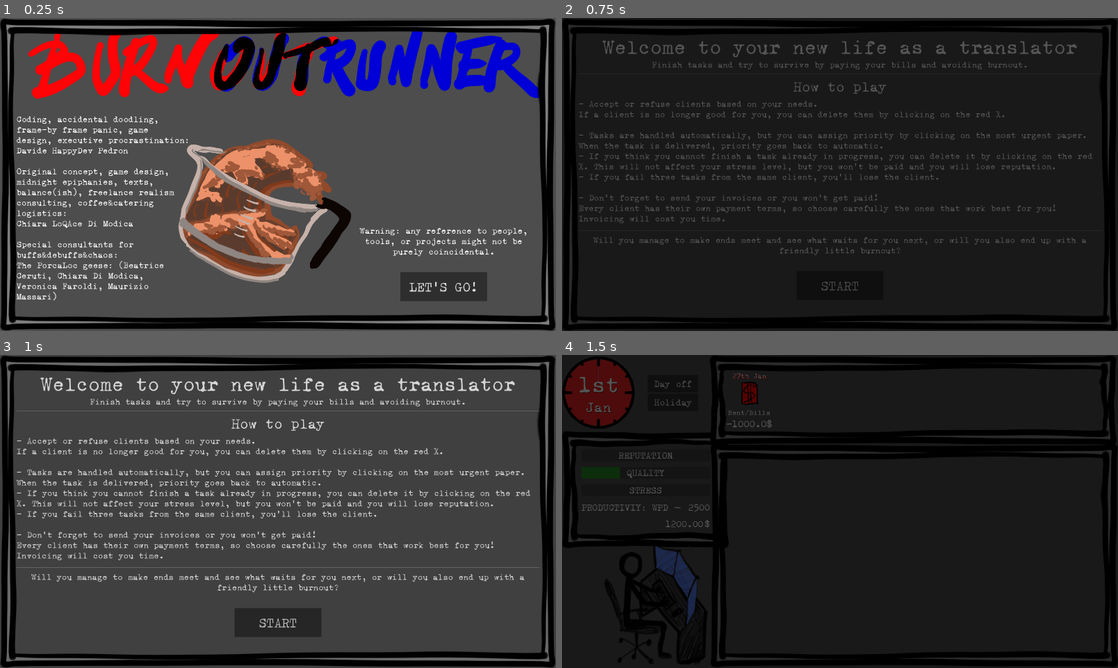
Above: before the commit, frames 1-4 (two rows, left to right).
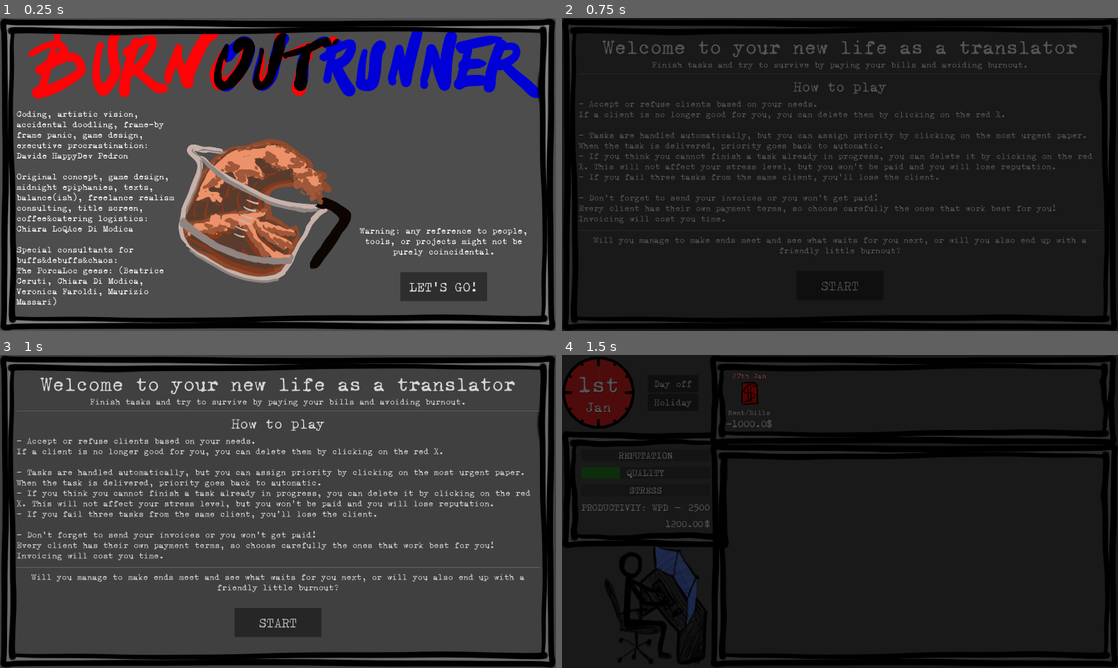
Above: after the commit, the same moments.

Repository: ildede/game-off-2025
Game: Godot game, scene res://scenes/game/screens/splash_screen/splash.tscn
The game is run twice, just before and just after one commit, with the same random seed, the same clock (stepped at 60 frames per second) and the same inputs.
Inputs:
- Up to frame 1 (0.25 s): no input
- Up to frame 2 (0.75 s): click "LET'S GO!" at 0.5 s
- Up to frame 3 (1 s): no input
- Up to frame 4 (1.5 s): click "START" at 1.25 s

The runs differ from the first frame. In frame 1, 5.1% of the frame differs, in the area x 3-34%, y 29-92%; in frame 2, nothing differs; in frame 3, nothing differs; in frame 4, nothing differs.

Commit message:
fix: change credits in splash screen

Diff:
--- a/scenes/game/screens/splash_screen/splash.tscn
+++ b/scenes/game/screens/splash_screen/splash.tscn
@@ -23,10 +23,10 @@
 size_flags_horizontal = 3
 size_flags_vertical = 3
 theme_override_font_sizes/normal_font_size = 30
-text = "Coding, accidental doodling, frame-by frame panic, game design, executive procrastination:
+text = "Coding, artistic vision, accidental doodling, frame-by frame panic, game design, executive procrastination:
 Davide HappyDev Pedron
 
-Original concept, game design, midnight epiphanies, texts, balance(ish), freelance realism consulting, coffee&catering logistics:
+Original concept, game design, midnight epiphanies, texts, balance(ish), freelance realism consulting, title screen, coffee&catering logistics:
 Chiara LoQAce Di Modica
 
 Special consultants for buffs&debuffs&chaos:
